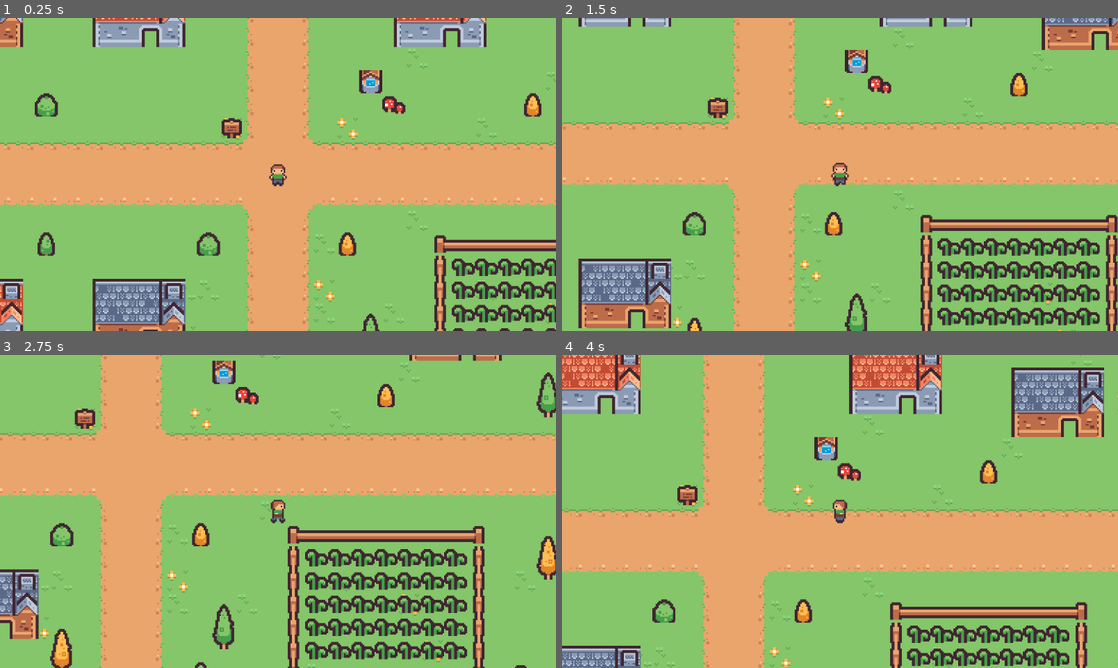
Above: before the commit, frames 1-4 (two rows, left to right).
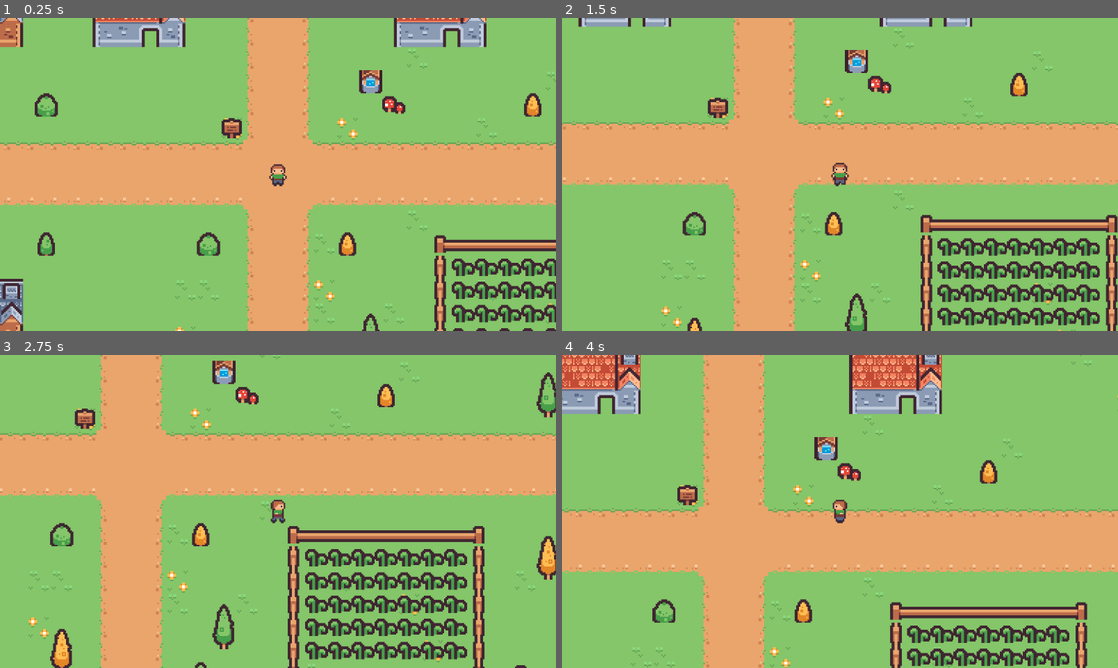
Above: after the commit, the same moments.

Repository: endrikdk/jd2-endrikdk
Game: Godot game, scene res://scenes/vila.tscn
The game is run twice, just before and just after one commit, with the same random seed, the same clock (stepped at 60 frames per second) and the same inputs.
Inputs:
- Up to frame 1 (0.25 s): no input
- Up to frame 2 (1.5 s): tap Enter at 0.5 s; hold Right (right) 0.53-1.28 s; hold Down (down) from 1.28 s (still down)
- Up to frame 3 (2.75 s): release Down (down) at 2.03 s; hold Right (right) from 2.03 s (still down)
- Up to frame 4 (4 s): release Right (right) at 2.78 s; hold Up (up) 2.78-3.53 s; hold Left (left) from 3.53 s (still down)

The runs differ from the first frame. In frame 1, 3.2% of the frame differs, in the area x 0-34%, y 83-100%; in frame 2, 4.9%, in the area x 2-100%, y 0-100%; in frame 3, 1.7%; in frame 4, 4.6%.

Commit message:
aula-08: quatro casas, README só com créditos e DEVLOG revisado

Diff:
--- a/scenes/vila.tscn
+++ b/scenes/vila.tscn
@@ -10,7 +10,7 @@
 tile_set = ExtResource("1_88362")
 
 [node name="objetos" type="TileMapLayer" parent="." unique_id=1145506251]
-tile_map_data = PackedByteArray("AAAAAAAAAAAGAAoAAAAAABcAAAA …(1973 unchanged characters)… AAANAAUAAAAEAAQAAAAaAAUAAAAEAAQAAAAhAAYAAAAAAAQAAAAGABIAAAAEAAQAAAANABIAAAAAAAQAAAADAAMAAAADAAAAAAAKAAIAAAAEAAAAAAAQAAIAAAA …(1355 unchanged characters)…
+tile_map_data = PackedByteArray("AAAAAAAAAAAGAAoAAAAAABcAAAA …(1973 unchanged characters)… AAANAAUAAAAEAAQAAAAaAAUAAAAEAAQAAAAhAAYA//////////8GABIAAAAAAAQAAAANABIA//////////8DAAMAAAADAAAAAAAKAAIAAAAEAAAAAAAQAAIAAAA …(1355 unchanged characters)…
 tile_set = ExtResource("1_88362")
 
 [node name="Jogador" parent="." unique_id=1780898706 instance=ExtResource("2_22uim")]
Not shown, changed: DEVLOG.md
Not shown, changed: README.md
